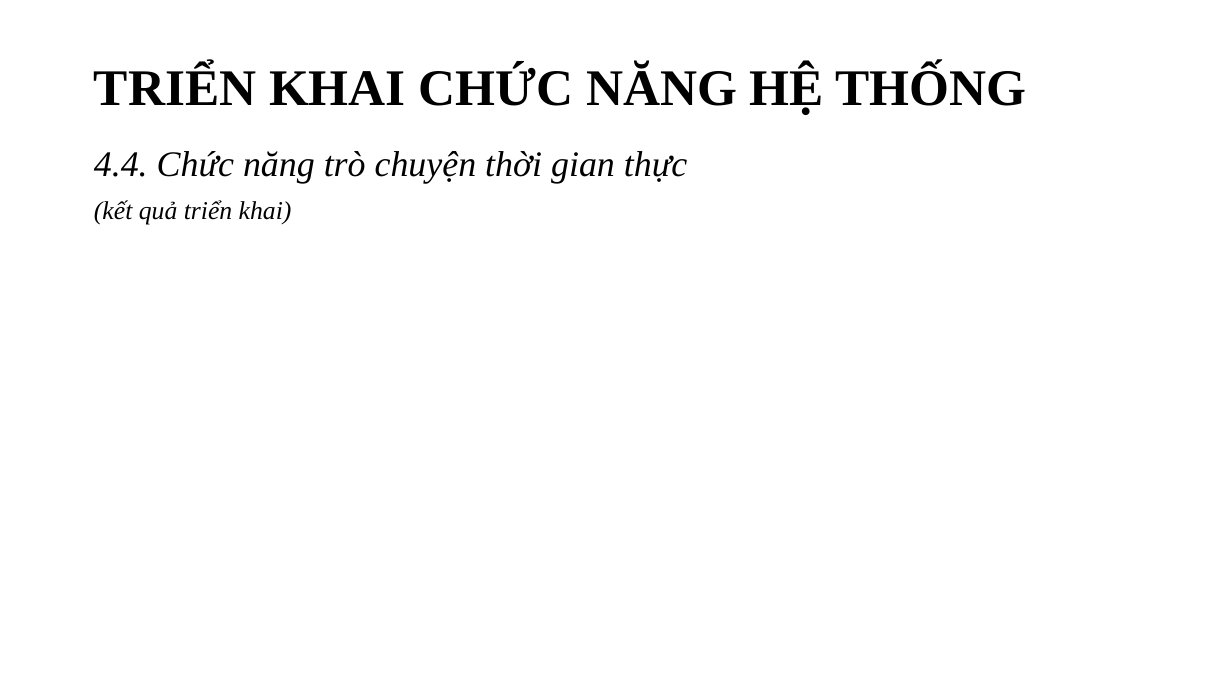
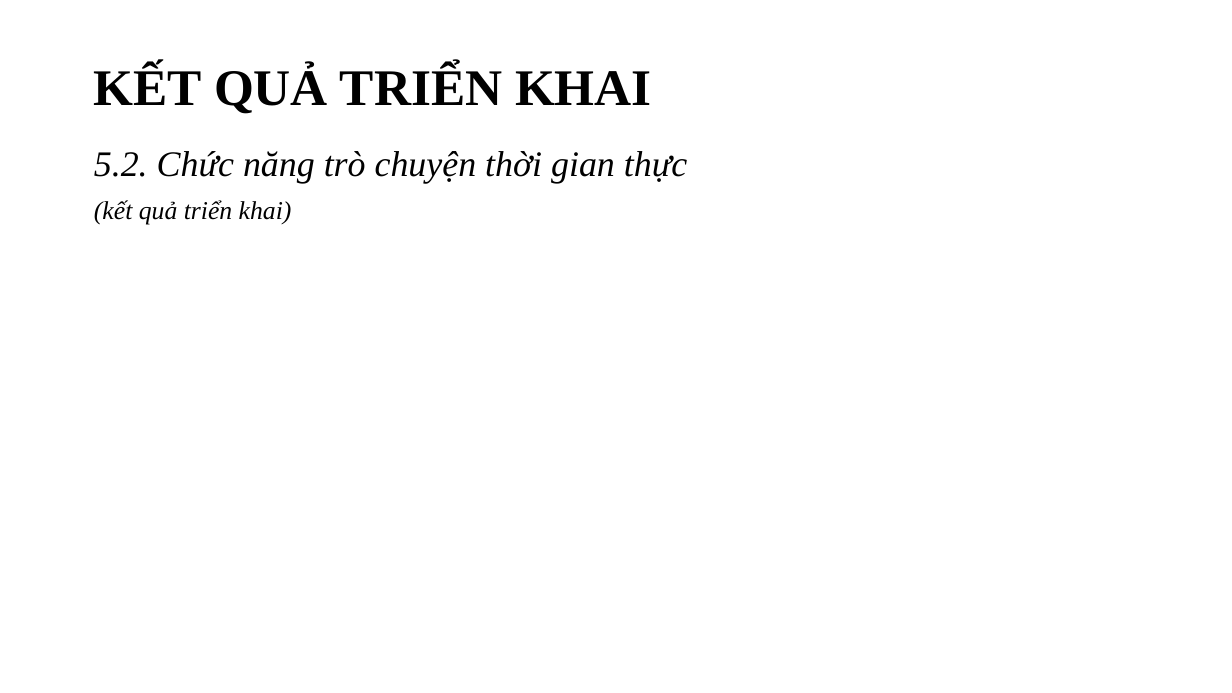
Before and after one commit to ngovanuc/Vietnamese_History_Chatbot, a slide deck: slide 59 of documents/slide bao cao v2.pptx (slide 55 before the commit). Drawn at 1232x693 pixels with LibreOffice and Linux fonts; fonts in the diff are those of the drawing. Boxes give left, top, right and bottom in pixels: in the first picture for what was removed or moved away, otherwise in the second. Text is boxed around its words. In the diff, an @@ line names an element or a change of style, - is before the commit and + after.

```diff
--- a/documents/slide bao cao v2.pptx
+++ b/documents/slide bao cao v2.pptx
@@ title at box(94, 65, 652, 114): text changed @@
-TRIỂN KHAI CHỨC NĂNG HỆ THỐNG
+KẾT QUẢ TRIỂN KHAI
@@ text at box(94, 151, 687, 184): text changed @@
-4.4. Chức năng trò chuyện thời gian thực
+5.2. Chức năng trò chuyện thời gian thực
```
Also in this commit, not shown: 15 other slides changed, 10 slides added, 7 slides removed.
